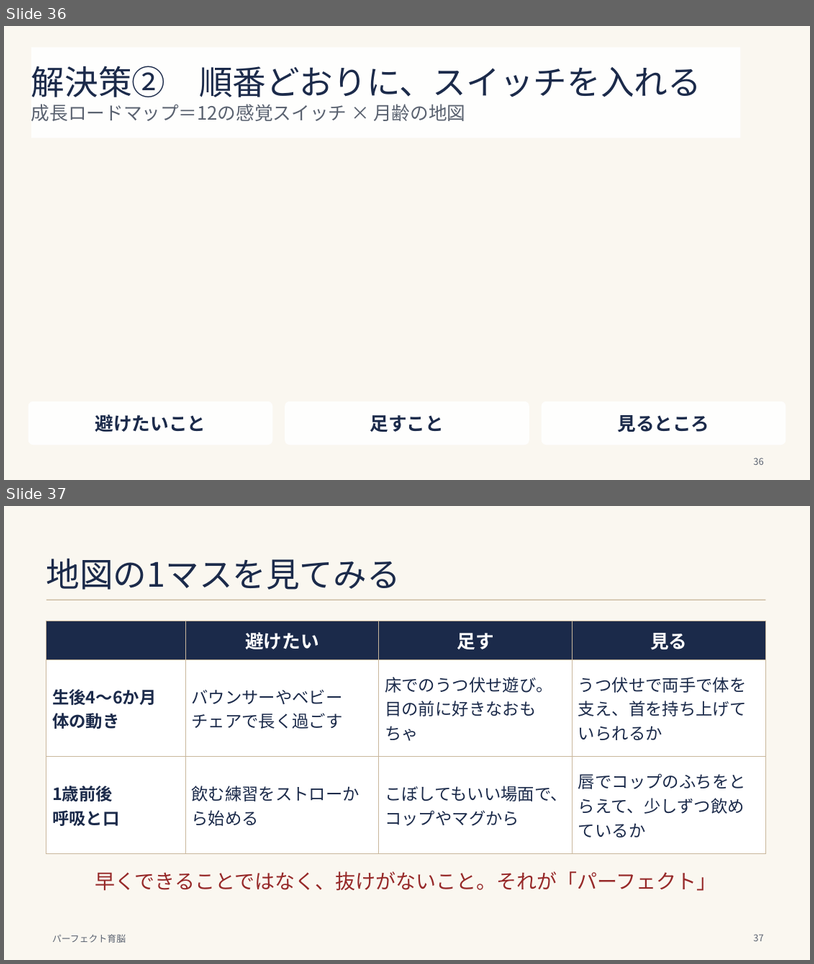
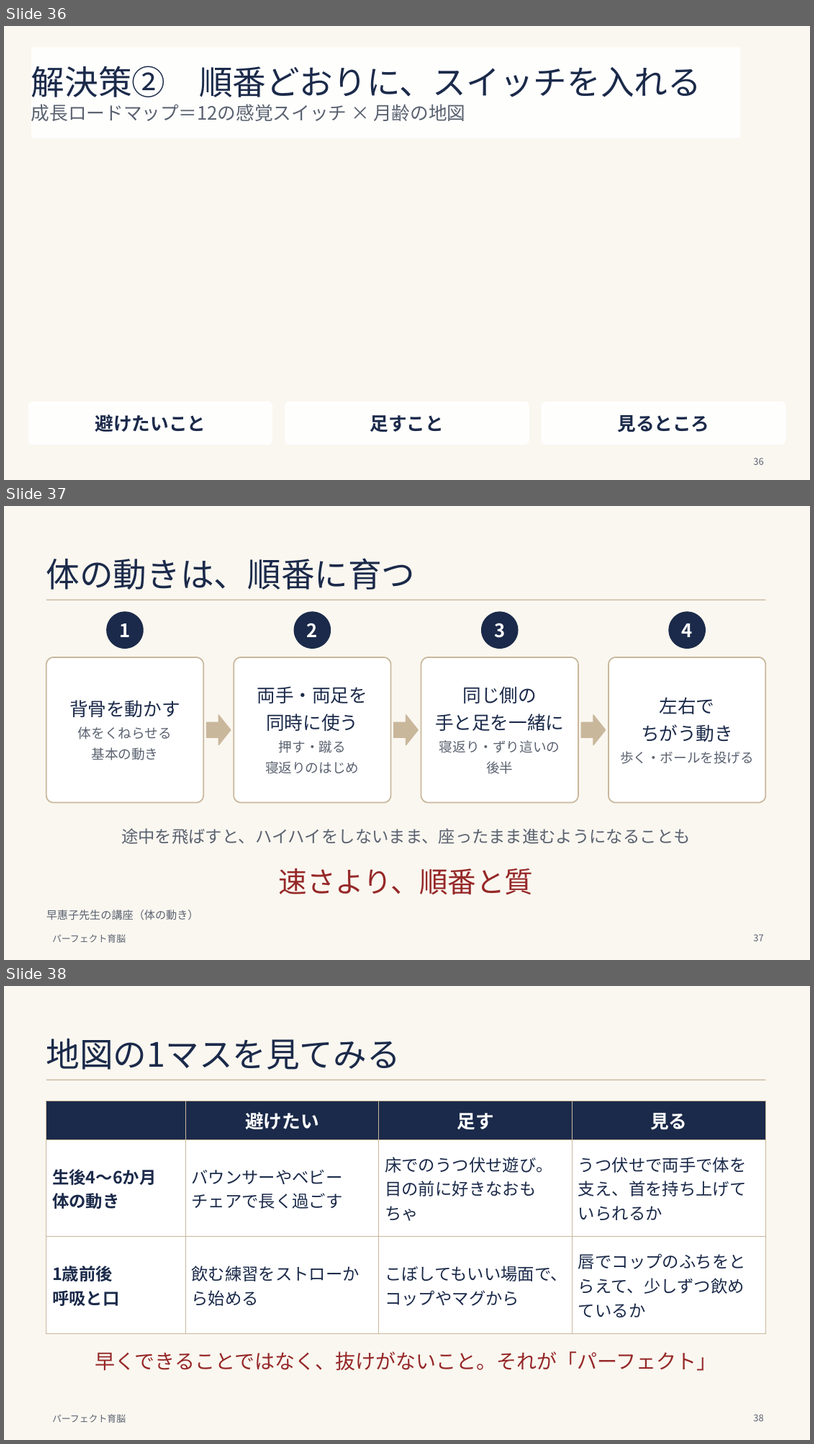
Before and after one commit to tanakayuc/static-pages, a slide deck: pygmalion-emiko-baby-60min-20261031/baby-60min-slides-v12.pptx. Shown one above the other, each under a label of ours: slides 36 and 37 before the commit, slides 36, 37 and 38 after it. The pictures are 814x964 and 814x1444 pixels, drawn with LibreOffice and Linux fonts; fonts in the diff are those of the drawing; background and template pictures are left out. Boxes give left, top, right and bottom in pixels: in the first picture for what was removed or moved away, otherwise in the second. Text is boxed around its words. In the diff, an @@ line names an element or a change of style, - is before the commit and + after.

```diff
--- a/pygmalion-emiko-baby-60min-20261031/baby-60min-slides-v12.pptx
+++ b/pygmalion-emiko-baby-60min-20261031/baby-60min-slides-v12.pptx
@@ slide 37 added at [4,506,810,960], background #FAF7F0; not listed: 2 template elements that a slide beside it also shows @@
@@ text added at [46,558,416,590], 40 pt, text #1B2A4A @@
+体の動きは、順番に育つ
@@ ellipse added at [107,612,143,648], fill #1B2A4A, outline #1B2A4A 1 pt @@
@@ ellipse added at [294,612,331,648], fill #1B2A4A, outline #1B2A4A 1 pt @@
@@ ellipse added at [482,612,518,648], fill #1B2A4A, outline #1B2A4A 1 pt @@
@@ ellipse added at [669,612,706,648], fill #1B2A4A, outline #1B2A4A 1 pt @@
@@ text added at [119,623,130,637], 22 pt, text #FFFFFF, bold @@
+1
@@ text added at [307,623,318,637], 22 pt, text #FFFFFF, bold @@
+2
@@ text added at [494,623,505,638], 22 pt, text #FFFFFF, bold @@
+3
@@ text added at [682,623,693,637], 22 pt, text #FFFFFF, bold @@
+4
@@ rounded rectangle added at [46,657,203,803], fill #FFFFFF, outline #C9B79C 1.5 pt @@
@@ rounded rectangle added at [234,657,391,803], fill #FFFFFF, outline #C9B79C 1.5 pt @@
@@ rounded rectangle added at [422,657,579,803], fill #FFFFFF, outline #C9B79C 1.5 pt @@
@@ rounded rectangle added at [609,657,766,803], fill #FFFFFF, outline #C9B79C 1.5 pt @@
@@ text added at [70,700,180,760], 16 pt, text #5A6270 @@
+背骨を動かす
+体をくねらせる
+基本の動き
@@ text added at [257,686,368,774], 16 pt, text #5A6270 @@
+両手・両足を
+同時に使う
+押す・蹴る
+寝返りのはじめ
@@ text added at [435,686,564,774], 22 pt, text #1B2A4A @@
+同じ側の
+手と足を一緒に
+寝返り・ずり這いの
+後半
@@ text added at [620,697,754,764], 16 pt, text #5A6270 @@
+左右で
+ちがう動き
+歩く・ボールを投げる
@@ right arrow added at [206,715,231,745], fill #C9B79C, outline #C9B79C 1 pt @@
@@ right arrow added at [394,715,419,745], fill #C9B79C, outline #C9B79C 1 pt @@
@@ right arrow added at [581,715,606,745], fill #C9B79C, outline #C9B79C 1 pt @@
@@ text added at [121,828,691,844], 20 pt, text #5A6270 @@
+途中を飛ばすと、ハイハイをしないまま、座ったまま進むようになることも
@@ text added at [278,867,533,895], 34 pt, text #962828 @@
+速さより、順番と質
@@ text added at [46,909,199,920], 13 pt, text #5A6270 @@
+早惠子先生の講座（体の動き）
@@ page number added at [754,934,764,941], 11 pt, text #5A6270 @@
+37
@@ what was slide 37 is now slide 38 @@
@@ page number at [754,1414,764,1421]: text changed @@
-37
+38
```
Also in this commit, not shown: 3 slides changed, 25 other files.
